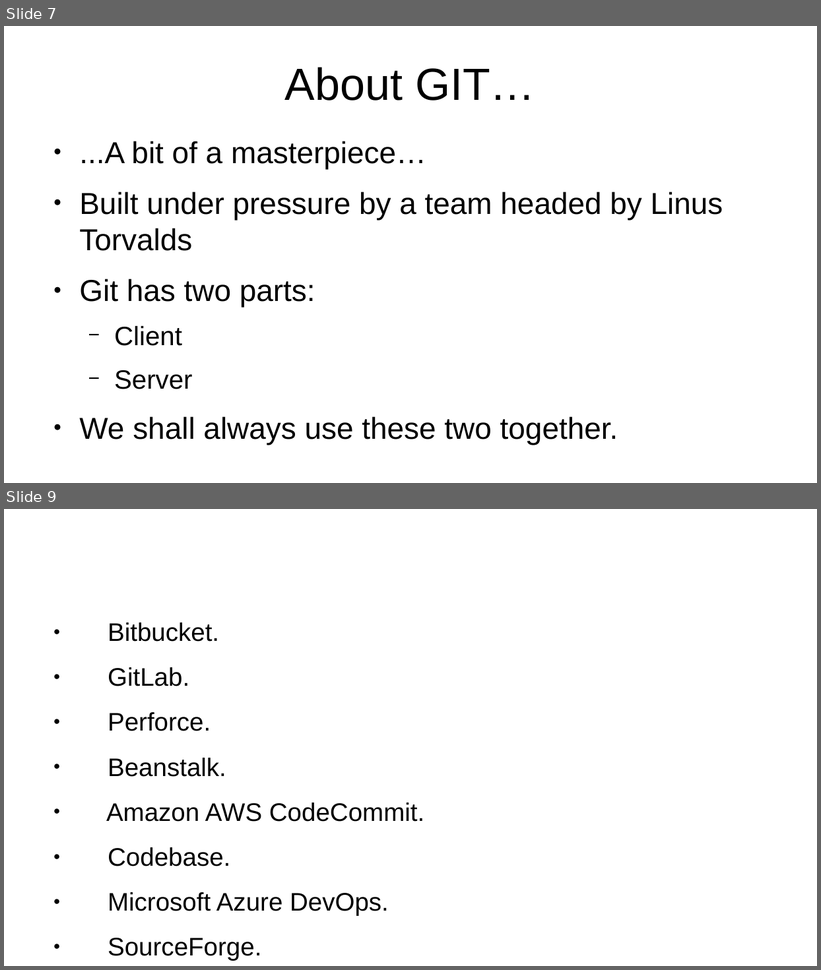
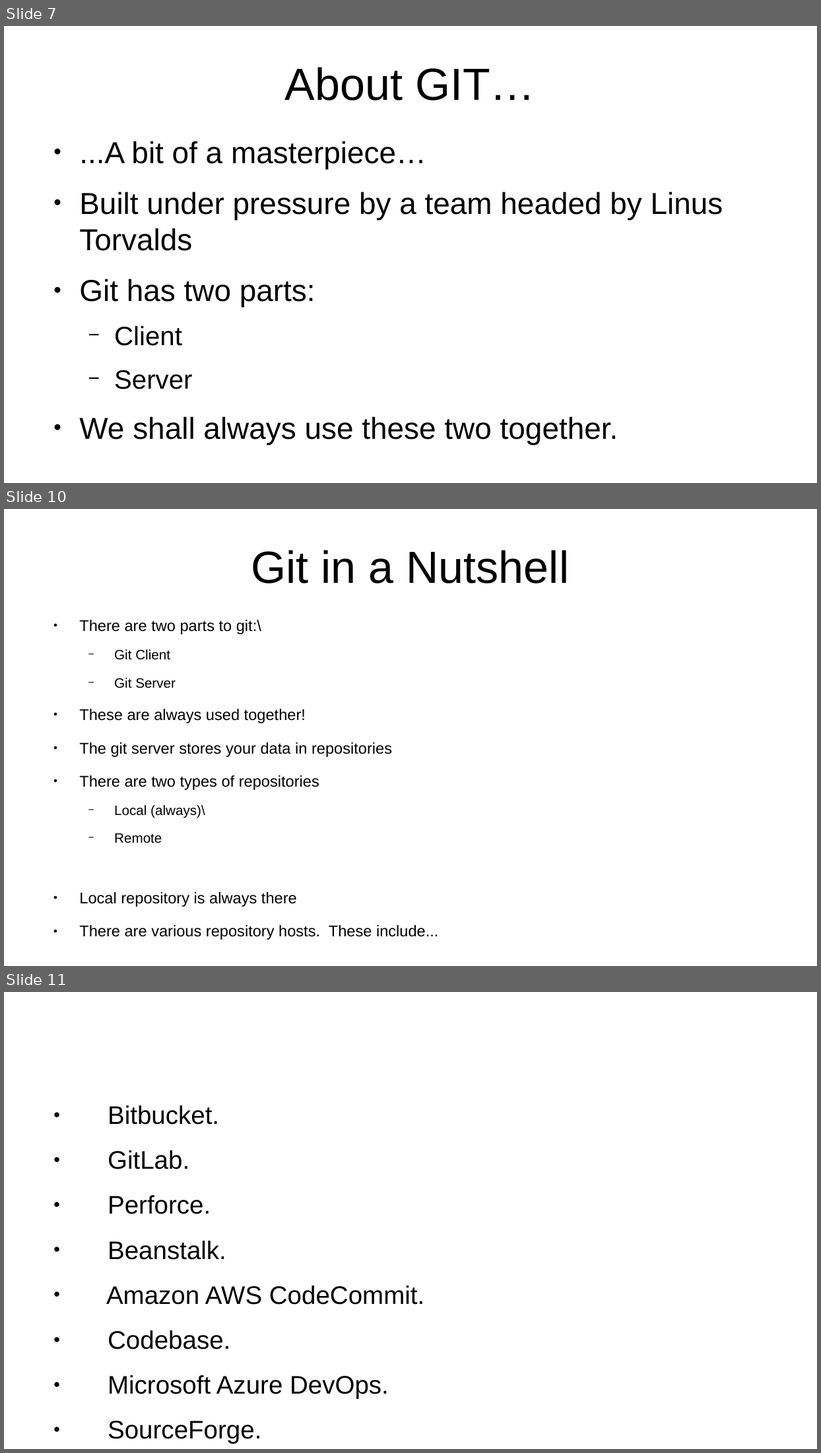
Before and after one commit to flintiii/TenStatementGit, a slide deck: vm_workshop_presentation.odp. Shown one above the other, each under a label of ours: slides 7 and 9 before the commit, slides 7, 10 and 11 after it; the slides between them are not shown. The pictures are 821x970 and 821x1453 pixels, drawn with LibreOffice and Linux fonts; fonts in the diff are those of the drawing. Boxes give left, top, right and bottom in pixels: in the first picture for what was removed or moved away, otherwise in the second. Text is boxed around its words. In the diff, an @@ line names an element or a change of style, - is before the commit and + after.

```diff
--- a/vm_workshop_presentation.odp
+++ b/vm_workshop_presentation.odp
@@ slide 10 added at bbox=[4, 509, 817, 966], background #FFFFFF @@
@@ title added at bbox=[252, 550, 570, 584], 44 pt, text #000000 @@
+Git in a Nutshell
@@ text added at bbox=[79, 620, 438, 940], 15.2 pt, text #000000 @@
+● There are two parts to git:\
+  − Git Client
+  − Git Server
+● These are always used together!
+● The git server stores your data in repositories
+● There are two types of repositories
+  − Local (always)\
+  − Remote
+● Local repository is always there
+● There are various repository hosts. These include...
@@ what was slide 9 is now slide 11 @@
```
Also in this commit, not shown: 4 slides changed, 12 other slides added, 12 slides removed.
